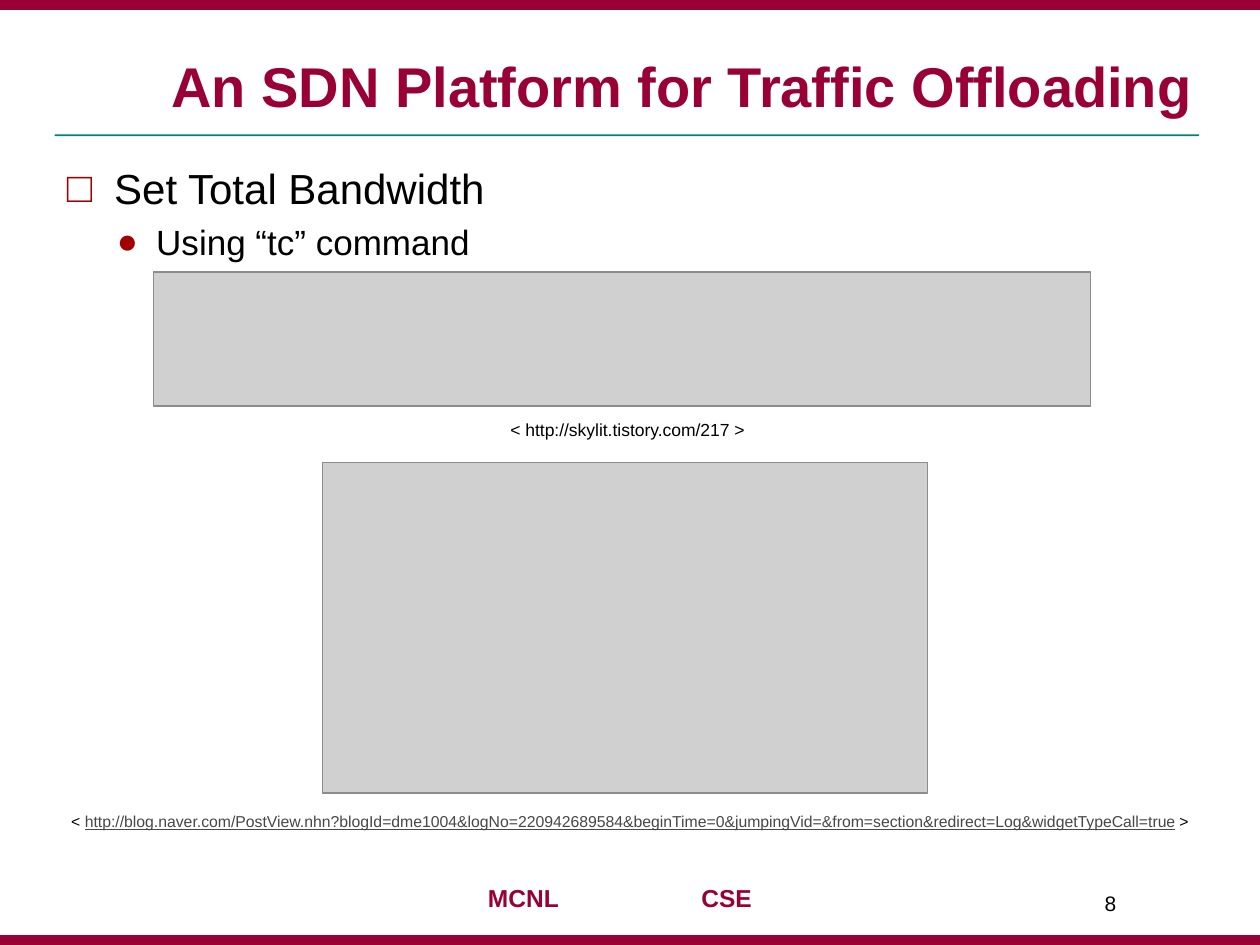
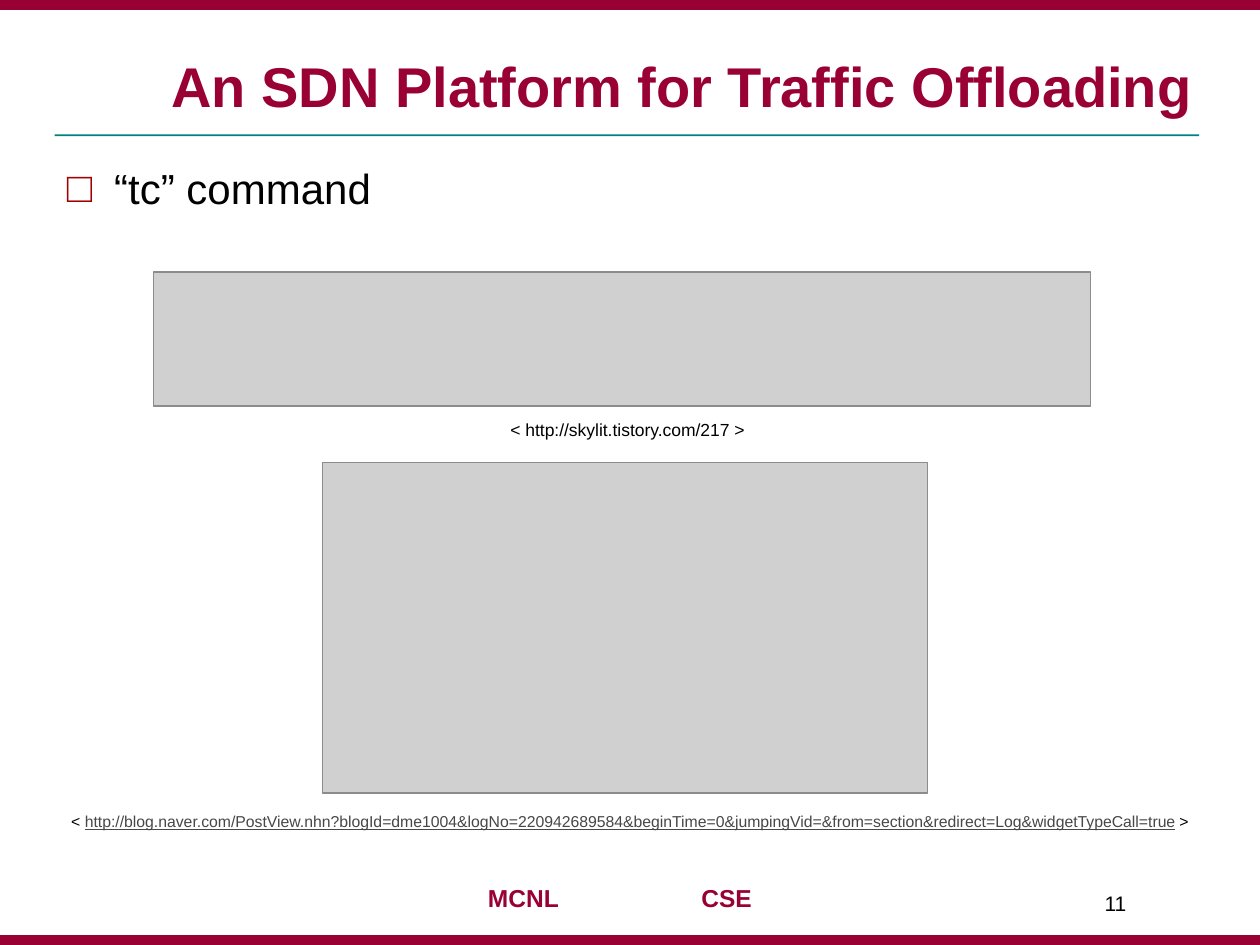
Before and after one commit to jaejunha/Paper, a slide deck: slide 11 of Daily(written_by_Korean)/180727.pptx (slide 8 before the commit). Drawn at 1260x945 pixels with LibreOffice and Linux fonts; fonts in the diff are those of the drawing; grey boxes stand for pictures; background and template pictures are left out. Boxes give left, top, right and bottom in pixels: in the first picture for what was removed or moved away, otherwise in the second. Text is boxed around its words. In the diff, an @@ line names an element or a change of style, - is before the commit and + after.

```diff
--- a/Daily(written_by_Korean)/180727.pptx
+++ b/Daily(written_by_Korean)/180727.pptx
@@ text at (x1=114, y1=173, x2=370, y2=205): text changed @@
-□ Set Total Bandwidth
-  ● Using “tc” command
+□ “tc” command
@@ page number at (x1=1105, y1=896, x2=1127, y2=911): text changed @@
-8
+11
```
Also in this commit, not shown: 7 other slides changed, 4 slides added, 2 slides removed, 1 other file.
